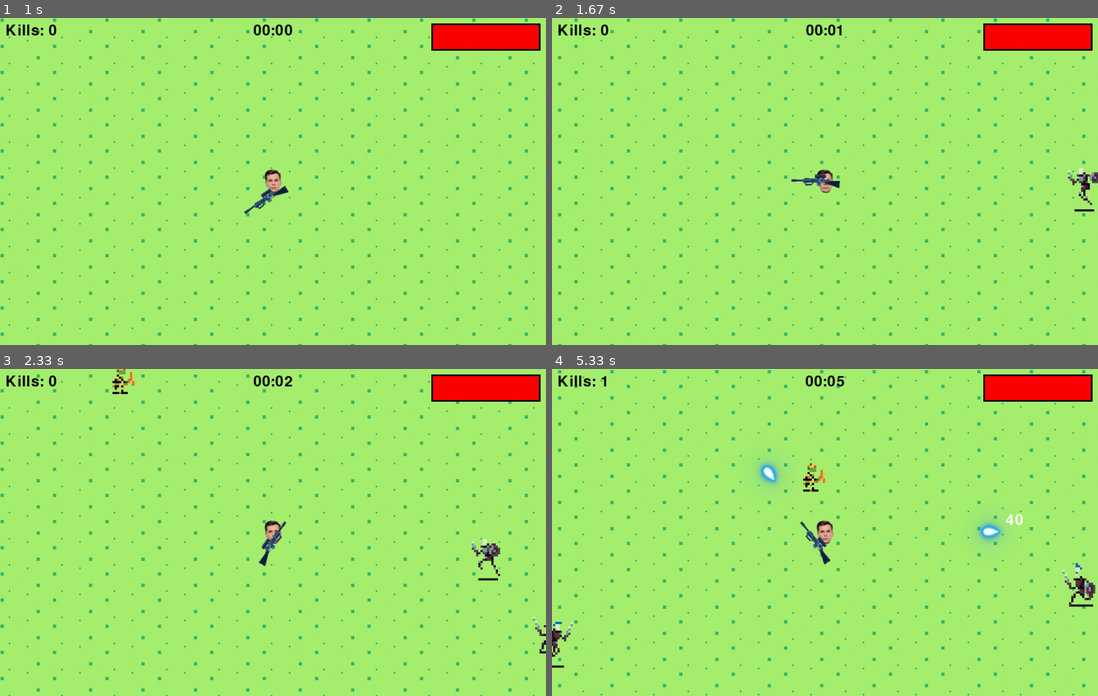
Above: before the commit, frames 1-4 (two rows, left to right).
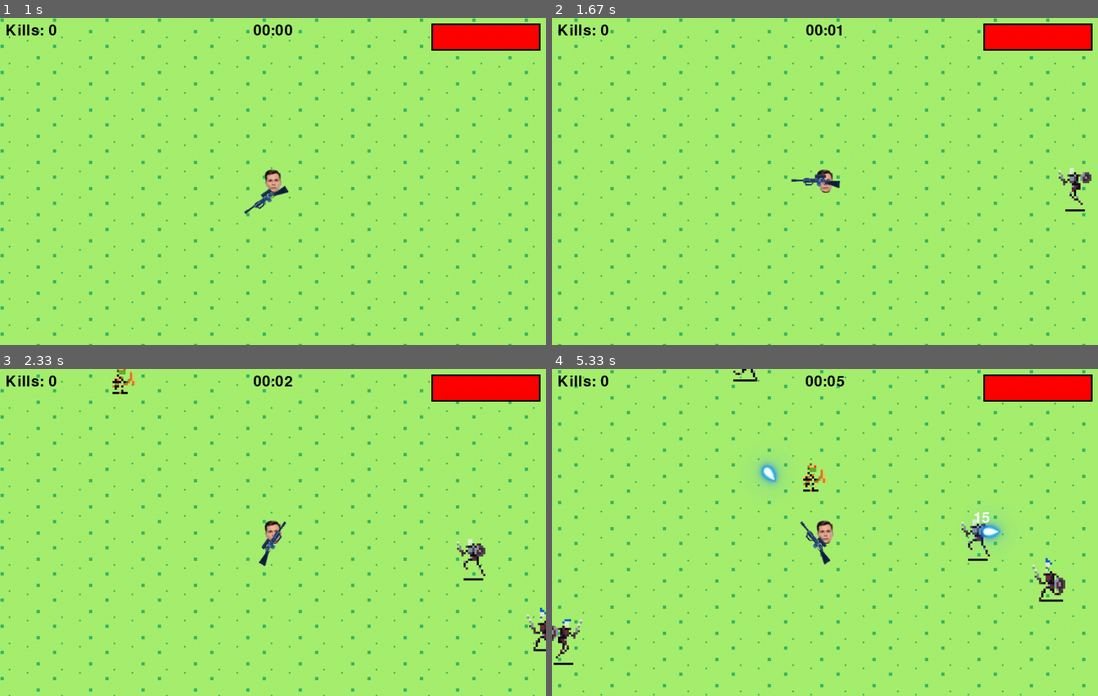
Above: after the commit, the same moments.

Repository: lightning707/PyGameProject
Game: pygame game, started from main.py
Same seed, same stepped clock (60 frames per second), same inputs: the game is played once before the commit and once after it.
Inputs (mouse positions are in pixels of both pictures, inside the frame that each line leads up to):
- Up to frame 1 (1 s): hold A 0.33-0.8 s; hold Right 0.33-0.8 s; move the mouse to (251, 194) at 0.37 s; tap W at 0.83 s
- Up to frame 2 (1.67 s): hold Right 1.17-1.63 s; move the mouse to (693, 184) at 1.2 s
- Up to frame 3 (2.33 s): hold Up 1.67-1.97 s; move the mouse to (103, 483) at 1.7 s; hold Right from 2 s (still down); move the mouse to (354, 418) at 2.03 s
- Up to frame 4 (5.33 s): release Right at 2.47 s; click (683, 411) at 2.55 s; hold S 2.83-3.37 s; hold Left 2.83-3.37 s; click (835, 421) at 2.92 s; hold Left 3.4-3.93 s; tap Space at 3.47, 3.77, 4.03, 4.37, 4.67, 4.8, 5.2 s; click (628, 522) at 3.48 s; hold Down 3.97-4.27 s; click (830, 565) at 4.05 s; hold Left 4.3-4.7 s; click (808, 476) at 4.38 s; hold Up 4.73-5.1 s; click (966, 584) at 4.82 s; hold Right from 5.13 s (still down); click (737, 424) at 5.22 s

Frame 1 is identical in both runs. In frame 2, 0.4% of the frame differs, in the area x 92-100%, y 45-60%; in frame 3, 0.7%; in frame 4, 1.5%, in the area x 0-100%, y 0-92%.

Commit message:
Updated enemies, bosses and weapons

Diff:
--- a/Const/bosses.json
+++ b/Const/bosses.json
@@ -1,5 +1,6 @@
 {
   "DungeonMaster": {"hp": 250, "move_speed": 1, "damage": 30, "image_path": "Assets/Bosses/DungeonMaster"},
   "GoblinKing": {"hp": 250, "move_speed": 1, "damage": 30, "image_path": "Assets/Bosses/GoblinKing"},
-  "SlimeKing": {"hp": 250, "move_speed": 1, "damage": 30, "image_path": "Assets/Bosses/SlimeKing"}
+  "SlimeKing": {"hp": 250, "move_speed": 1, "damage": 30, "image_path": "Assets/Bosses/SlimeKing"},
+  "SkeletonKing": {"hp": 250, "move_speed": 1, "damage": 30, "image_path": "Assets/Bosses/SkeletonKing"}
 }
--- a/Const/enemies.json
+++ b/Const/enemies.json
@@ -1,5 +1,5 @@
 {
-  "Goblin": {"hp": 5, "move_speed": 1.5, "damage": 5, "image_path": "Assets/Monsters/Goblin", "is_boss": false},
-  "Skeleton": {"hp":  7, "move_speed": 1, "damage": 8, "image_path": "Assets/Monsters/Skeleton", "is_boss": false},
-  "Slime": {"hp": 5, "move_speed": 1, "damage": 6, "image_path": "Assets/Monsters/Slime", "is_boss": false}
+  "Goblin": {"hp": 15, "move_speed": 1.5, "damage": 5, "image_path": "Assets/Monsters/Goblin", "is_boss": false},
+  "Skeleton": {"hp":  20, "move_speed": 1.25, "damage": 8, "image_path": "Assets/Monsters/Skeleton", "is_boss": false},
+  "Slime": {"hp": 15, "move_speed": 1, "damage": 6, "image_path": "Assets/Monsters/Slime", "is_boss": false}
 }
--- a/Const/weapons.json
+++ b/Const/weapons.json
@@ -2,11 +2,11 @@
   "default": {"damage":  20, "cooldown": 500, "pierce": false, "chain": false, "bounce": false, "bullet_speed": 5, "bullet_duration": 2000,
   "weapon_img":  "Assets/Gun.png", "bullet_img":  null, "spread": 0.2},
 
-  "flamethrower": {"damage":  2, "cooldown":  50, "pierce": true, "bounce": false, "chain": false,
+  "flamethrower": {"damage":  1, "cooldown":  50, "pierce": true, "bounce": false, "chain": false,
     "bullet_speed":  6, "bullet_duration": 1000, "spread": 0.5,
   "weapon_img": "Assets/Flamethrower.png", "bullet_img":  "Assets/Flame/1.png", "bullet_rotate":  false},
 
-  "sniper": {"damage": 40, "cooldown": 1500, "pierce": true, "bounce": true, "chain": false, "bullet_speed":  15,
+  "sniper": {"damage": 15, "cooldown": 1500, "pierce": true, "bounce": true, "chain": false, "bullet_speed":  15,
     "bullet_duration":  3000, "weapon_img": "Assets/Sniper.png", "bullet_img": "Assets/Laser Sprites/01.png", "spread": 0.05,
   "bullet_rotate": true},
 
--- a/main.py
+++ b/main.py
@@ -40,16 +40,12 @@
     def input(self):
         keys_pressed = pygame.key.get_pressed()
         if keys_pressed[pygame.K_a] or keys_pressed[pygame.K_LEFT]:
-            # if self.rect.x > 0:
             self.rect.x -= self.move_speed
         if keys_pressed[pygame.K_d] or keys_pressed[pygame.K_RIGHT]:
-            # if self.rect.x + self.WIDTH < Game.WIDTH:
             self.rect.x += self.move_speed
         if keys_pressed[pygame.K_w] or keys_pressed[pygame.K_UP]:
-            # if self.rect.y > 0:
             self.rect.y -= self.move_speed
         if keys_pressed[pygame.K_s] or keys_pressed[pygame.K_DOWN]:
-            # if self.rect.y + self.HEIGHT < Game.HEIGHT:
             self.rect.y += self.move_speed
         if keys_pressed[pygame.K_SPACE]:
             self.current_weapon.shoot()
@@ -124,12 +120,12 @@
             self.rotate_angle = (self.rotate_angle + 3) % 360
 
     def draw(self, window, cam_offset):
-        if not self.weapon_spin:
-            coord = (self.center_vector.x - self.image.get_width() / 2 - cam_offset[0],
-                     self.center_vector.y - self.image.get_height() / 2 - cam_offset[1])
         if self.weapon_spin:
             coord = (self.center_vector.x - self.current_image.get_width() / 2 - cam_offset[0],
                      self.center_vector.y - self.current_image.get_height() / 2 - cam_offset[1])
+        else:
+            coord = (self.center_vector.x - self.image.get_width() / 2 - cam_offset[0],
+                     self.center_vector.y - self.image.get_height() / 2 - cam_offset[1])
         window.blit(self.current_image, coord)
 
 
@@ -194,6 +190,7 @@
 class DamageNumber:
     DURATION = 500
     FONT = pygame.font.Font(None, 40)
+
     def __init__(self, text, coord_x, coord_y, color=WHITE):
         self.creation_time = pygame.time.get_ticks()
         self.image = self.FONT.render(str(text), True, color)
@@ -322,7 +319,7 @@
         self.create_tileset(tileset_image)
 
         self.current_time = 0
-        self.current_wave = 1
+        self.current_wave = 0
 
     def draw_hp_bar(self):
         hp_bar_border_rect = pygame.Rect(self.WIDTH - self.HP_BAR_WIDTH - 10, 10,
@@ -372,12 +369,15 @@
             enemy.update(self.player)
 
             for second_enemy in self.enemies[enemy_id:]:
-                if enemy.rect.colliderect(second_enemy.rect):
+                if enemy.rect.colliderect(second_enemy.rect) and second_enemy != enemy:
                     first_vector = second_enemy.position_vector - enemy.position_vector
+                    if first_vector.x != 0 and first_vector.y != 0:
+                        first_vector.normalize_ip()
+                    else:
+                        first_vector *= 0.01
                     second_vector = -first_vector
-
-                    enemy.position_vector += second_vector * 0.05
-                    second_enemy.position_vector += first_vector * 0.05
+                    enemy.position_vector += second_vector
+                    second_enemy.position_vector += first_vector * 0.01
 
             enemy.position_vector.x += enemy.vector.x
             enemy.position_vector.y += enemy.vector.y
@@ -429,7 +429,7 @@
             self.create_enemy(spawn_coord[0], spawn_coord[1])
 
     def event_handler(self):
-        if self.player.current_hp <= 0:
+        if self.player.current_hp <= 0 or self.current_wave == 10:
             self.state = 'game_over'
         for event in pygame.event.get():
             if event.type == pygame.QUIT:
Binary file changed: Assets/Bosses/SkeletonKing/SkeletonKing_Walk_0.png
Binary file changed: Assets/Bosses/SkeletonKing/SkeletonKing_Walk_1.png
Binary file changed: Assets/Bosses/SkeletonKing/SkeletonKing_Walk_2.png
Binary file changed: Assets/Bosses/SkeletonKing/SkeletonKing_Walk_3.png
